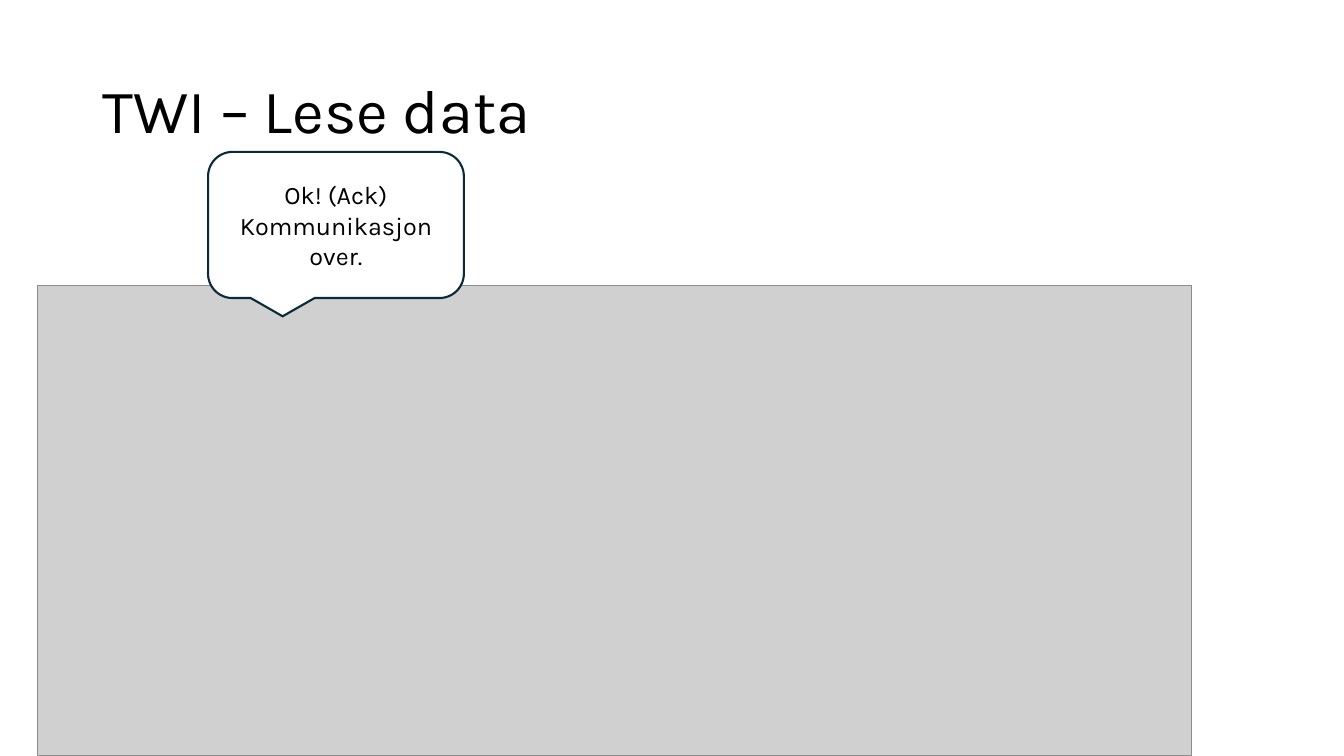
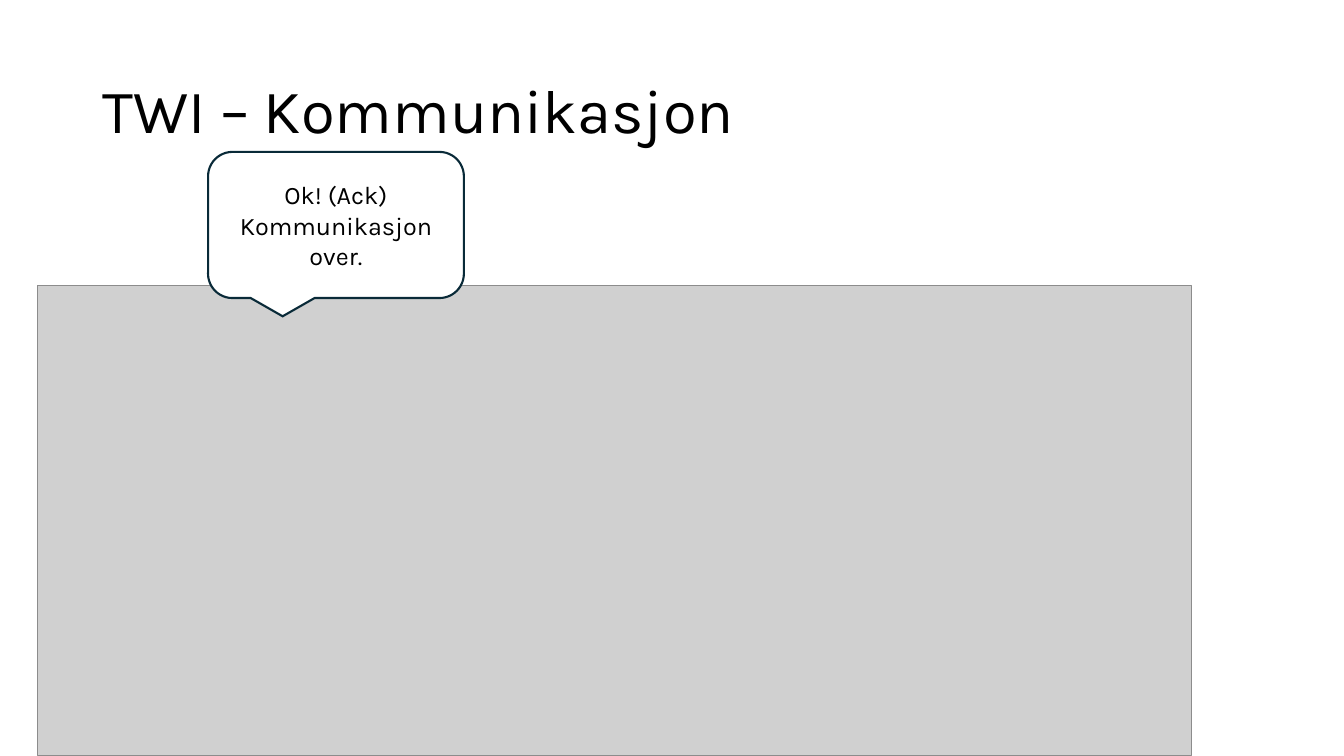
Before and after one commit to ElektraVerksted/AVR-kurs, a slide deck: slide 12 of Kursdag 3/Dag tre.pptx. Drawn at 1344x756 pixels with LibreOffice and Linux fonts; fonts in the diff are those of the drawing; grey boxes stand for pictures. Boxes give left, top, right and bottom in pixels: in the first picture for what was removed or moved away, otherwise in the second. Text is boxed around its words. In the diff, an @@ line names an element or a change of style, - is before the commit and + after.

```diff
--- a/Kursdag 3/Dag tre.pptx
+++ b/Kursdag 3/Dag tre.pptx
@@ title at (x1=102, y1=90, x2=734, y2=148): text changed @@
-TWI – Lese data
+TWI – Kommunikasjon
```
Also in this commit, not shown: 7 other slides changed, 1 slide added, 2 other files.
